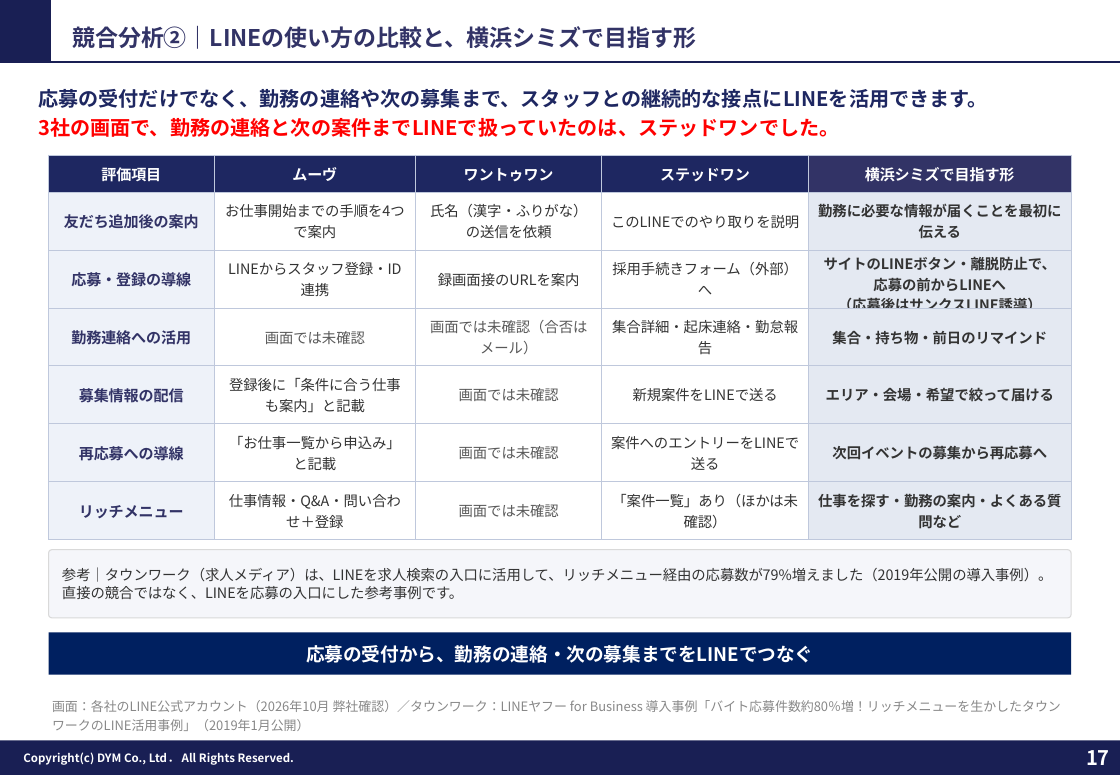
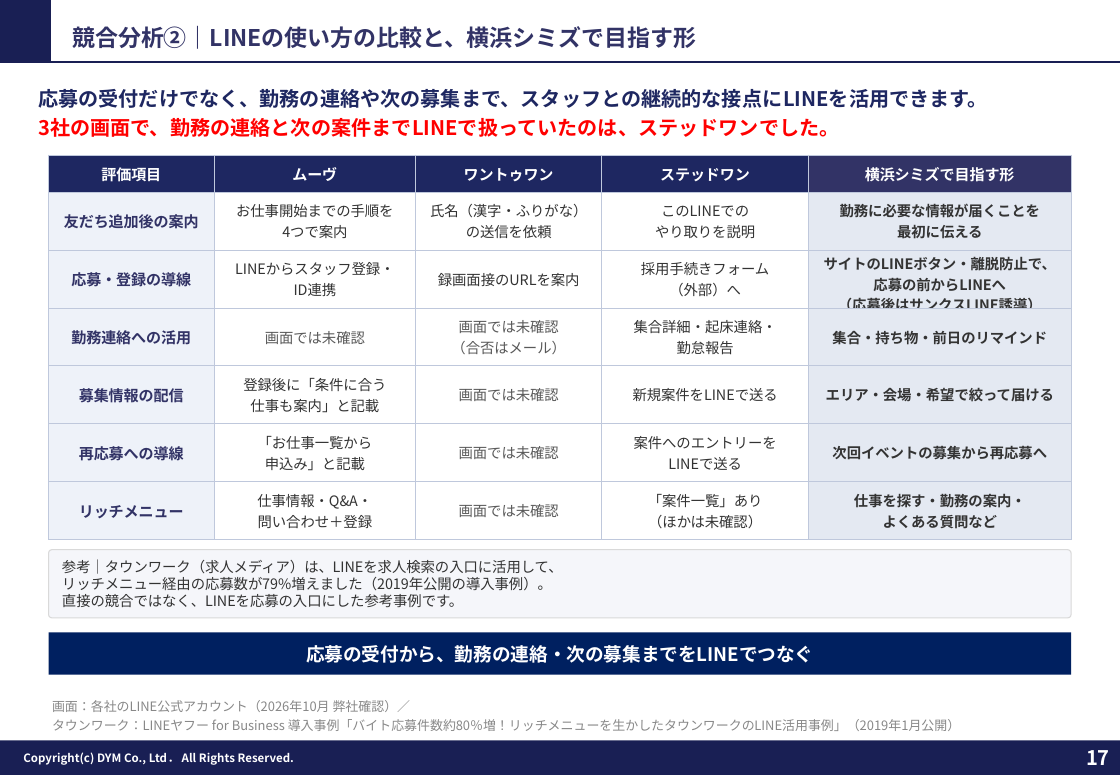
Before and after one commit to tonomura-r-dev/folder, a slide deck: slide 17 of 202610_株式会社横浜シミズ御中_LINE公式アカウント運用のご提案.pptx. Drawn at 1120x775 pixels with LibreOffice and Linux fonts; fonts in the diff are those of the drawing; background and template pictures are left out. Boxes give left, top, right and bottom in pixels: in the first picture for what was removed or moved away, otherwise in the second. Text is boxed around its words. In the diff, an @@ line names an element or a change of style, - is before the commit and + after.

```diff
--- a/202610_株式会社横浜シミズ御中_LINE公式アカウント運用のご提案.pptx
+++ b/202610_株式会社横浜シミズ御中_LINE公式アカウント運用のご提案.pptx
@@ table at (49, 155, 1071, 540) @@
-row 2: 友だち追加後の案内 | お仕事開始までの手順を4つで案内 | 氏名（漢字・ふりがな）の送信を依頼 | このLINEでのやり取りを説明 | 勤務に必要な情報が届くことを最初に伝える
+row 2: 友だち追加後の案内 | お仕事開始までの手順を 4つで案内 | 氏名（漢字・ふりがな） の送信を依頼 | このLINEでの やり取りを説明 | 勤務に必要な情報が届くことを 最初に伝える
-row 3, column 2: LINEからスタッフ登録・ID連携
+row 3, column 2: LINEからスタッフ登録・ ID連携
-row 3, column 4: 採用手続きフォーム（外部）へ
+row 3, column 4: 採用手続きフォーム （外部）へ
-row 4, column 3: 画面では未確認（合否はメール）
+row 4, column 3: 画面では未確認 （合否はメール）
-row 4, column 4: 集合詳細・起床連絡・勤怠報告
+row 4, column 4: 集合詳細・起床連絡・ 勤怠報告
-row 5, column 2: 登録後に「条件に合う仕事も案内」と記載
+row 5, column 2: 登録後に「条件に合う 仕事も案内」と記載
-row 6, column 2: 「お仕事一覧から申込み」と記載
+row 6, column 2: 「お仕事一覧から 申込み」と記載
-row 6, column 4: 案件へのエントリーをLINEで送る
+row 6, column 4: 案件へのエントリーを LINEで送る
-row 7: リッチメニュー | 仕事情報・Q&A・問い合わせ＋登録 | 画面では未確認 | 「案件一覧」あり（ほかは未確認） | 仕事を探す・勤務の案内・よくある質問など
+row 7: リッチメニュー | 仕事情報・Q&A・ 問い合わせ＋登録 | 画面では未確認 | 「案件一覧」あり （ほかは未確認） | 仕事を探す・勤務の案内・ よくある質問など
@@ text in rounded rectangle at (62, 559, 563, 607): spaces changed @@
-参考｜タウンワーク（求人メディア）は、LINEを求人検索の入口に活用して、リッチメニュー経由の応募数が79%増えました（2019年公開の導入事例）。直接の競合ではなく、LINEを応募の入口にした参考事例です。
+参考｜タウンワーク（求人メディア）は、LINEを求人検索の入口に活用して、
+リッチメニュー経由の応募数が79%増えました（2019年公開の導入事例）。
+直接の競合ではなく、LINEを応募の入口にした参考事例です。
@@ text at (52, 700, 960, 731): spaces changed @@
-画面：各社のLINE公式アカウント（2026年10月 弊社確認）／タウンワーク：LINEヤフー for Business 導入事例「バイト応募件数約80％増！リッチメニューを生かしたタウンワークのLINE活用事例」（2019年1月公開）
+画面：各社のLINE公式アカウント（2026年10月 弊社確認）／
+タウンワーク：LINEヤフー for Business 導入事例「バイト応募件数約80％増！リッチメニューを生かしたタウンワークのLINE活用事例」（2019年1月公開）
```
Also in this commit, not shown: 3 other slides changed, 3 other files.
